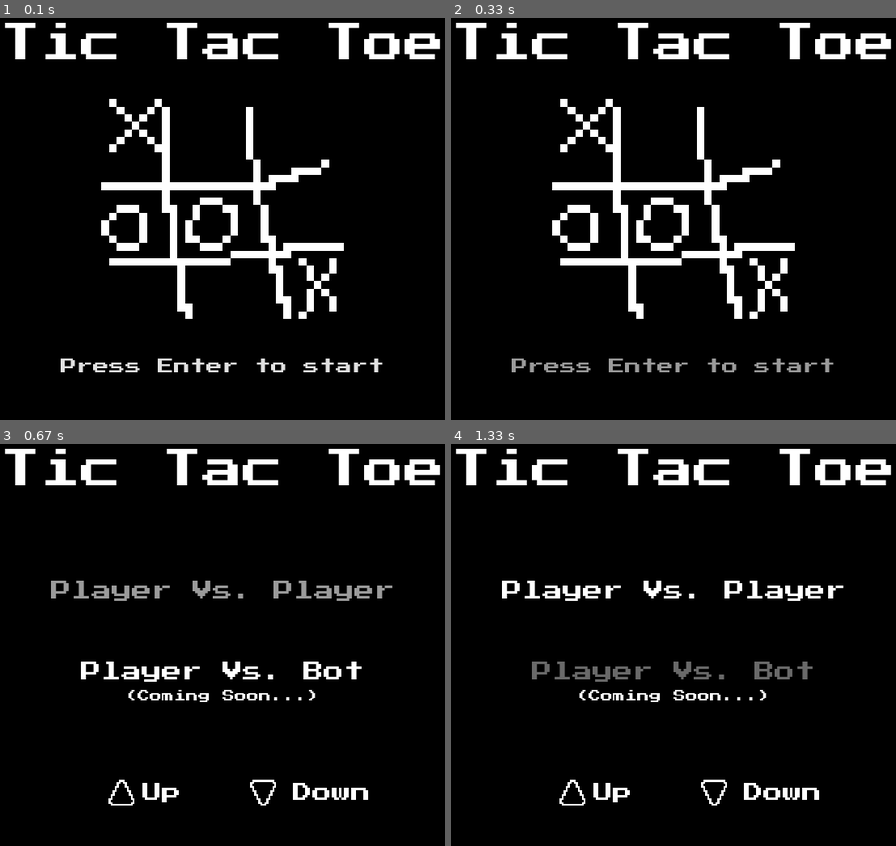
Above: before the commit, frames 1-4 (two rows, left to right).
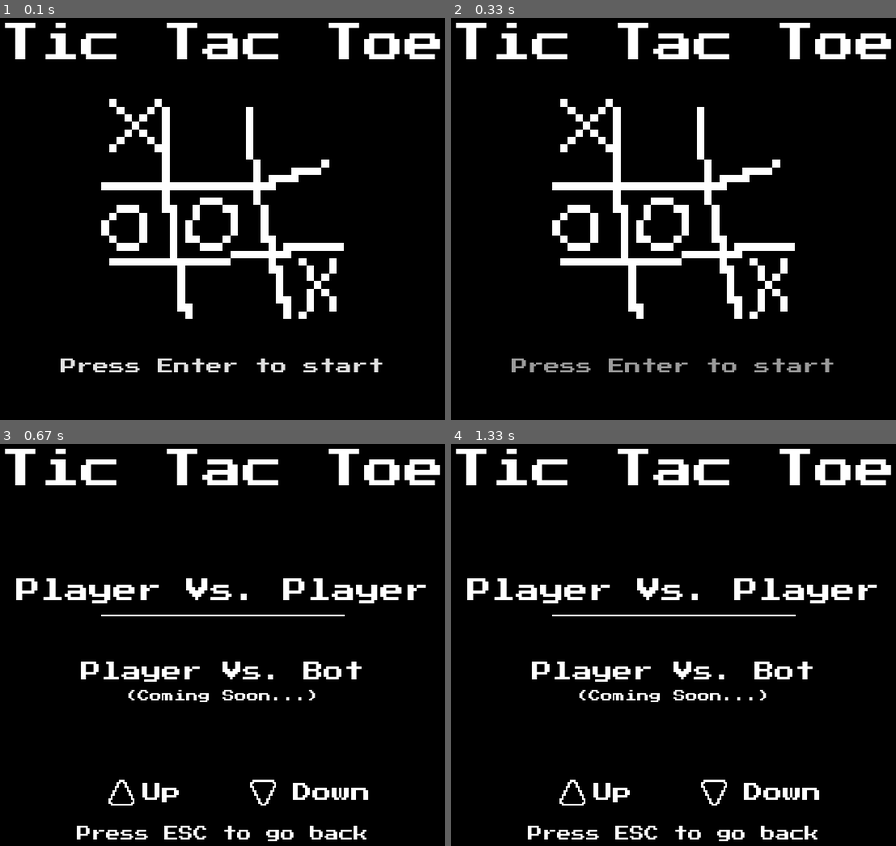
Above: after the commit, the same moments.

Repository: mayankkanti/tictactoe-pygame
Game: pygame game, started from src/main.py
Same seed, same stepped clock (60 frames per second), same inputs: the game is played once before the commit and once after it.
Inputs:
- Up to frame 1 (0.1 s): no input
- Up to frame 2 (0.33 s): no input
- Up to frame 3 (0.67 s): tap Enter at 0.33 s
- Up to frame 4 (1.33 s): hold Esc 0.67-1.13 s; hold Up 0.67-1.13 s; tap Enter at 1.17 s

Frames 1-2 are identical in both runs. In frame 3, 3.5% of the frame differs, in the area x 3-96%, y 33-99%; in frame 4, 4.1%.

Commit message:
game_select.py: Changed Select Visual and Added Select Sound

Diff:
--- a/src/game_states/game_select.py
+++ b/src/game_states/game_select.py
@@ -1,23 +1,24 @@
 import pygame
 
 
-def menu_text(screen, tilted_alpha1, tilted_alpha2):
+def menu_text(screen,font1, font2, tilted_alpha1, tilted_alpha2):
 
     font = pygame.font.Font("../tictactoe-pygame/src/assets/fonts/PressStart2P.ttf", 50)
     title_text = font.render("Tic Tac Toe", True, (255, 255, 255))
     title_rect = title_text.get_rect(center=(300, 100))
     screen.blit(title_text, title_rect)
 
-    font = pygame.font.Font("../tictactoe-pygame/src/assets/fonts/PressStart2P.ttf", 25)
+    font = pygame.font.Font("../tictactoe-pygame/src/assets/fonts/PressStart2P.ttf", font1)
     player_text = font.render("Player Vs. Player", True, (255, 255, 255))
-    player_text.set_alpha(tilted_alpha1)
     player_rect = player_text.get_rect(center=(300, 250))
     screen.blit(player_text, player_rect)
+    if font1 == 30: pygame.draw.line(screen, (255, 255, 255), (150, 280), (450, 280), 2)
 
+    font = pygame.font.Font("../tictactoe-pygame/src/assets/fonts/PressStart2P.ttf", font2)
     player_text = font.render("Player Vs. Bot", True, (255, 255, 255))
-    player_text.set_alpha(tilted_alpha2)
     player_rect = player_text.get_rect(center=(300, 350))
     screen.blit(player_text, player_rect)
+    if font2 == 30: pygame.draw.line(screen, (255, 255, 255), (150, 400), (450, 400), 2)
 
     font = pygame.font.Font("../tictactoe-pygame/src/assets/fonts/PressStart2P.ttf", 15)
     player_text = font.render("(Coming Soon...)", True, (255, 255, 255))
@@ -44,6 +45,11 @@
     down_rect = down_text.get_rect(center=(435, 500))
     screen.blit(down_text, down_rect)
 
+    font = pygame.font.Font("../tictactoe-pygame/src/assets/fonts/PressStart2P.ttf", 18)
+    back_text = font.render("Press ESC to go back", True, (255, 255, 255))
+    back_rect = back_text.get_rect(center=(300, 550))
+    screen.blit(back_text, back_rect)
+
     pygame.display.flip()
 
 def game_select(screen, clock):
@@ -51,8 +57,14 @@
     alpha_direction1 = -1
     tilted_alpha2 = 255
     alpha_direction2 = -1
-    options = ["PvP", "PvE"]
+    options = ["PvP", "PvB"]
     selected_option = 0
+
+    select = pygame.mixer.Sound("../tictactoe-pygame/src/assets/sounds/select.mp3")
+
+    font1 = 25
+    font2 = 25
+
     while True:
         for event in pygame.event.get():
             if event.type == pygame.QUIT:
@@ -61,28 +73,25 @@
             if event.type == pygame.KEYDOWN:
                 if event.key == pygame.K_RETURN:
                     print(f"Selected option: {options[selected_option]}")
+                    select.play()
                     return options[selected_option]
                 if event.key == pygame.K_UP:
-                    selected_option = (selected_option - 1) % len(options)
-                elif event.key == pygame.K_DOWN:
-                    selected_option = (selected_option - 1) % len(options)
+                    selected_option -= 1
+                    if selected_option < 0:
+                        selected_option = 0
+                if event.key == pygame.K_DOWN:
+                    selected_option += 1
+                    if selected_option >= len(options):
+                        selected_option = len(options) - 1
+                if event.key == pygame.K_ESCAPE:
+                    return "main_menu"
         if selected_option == 0:
-            tilted_alpha1 += alpha_direction1 * 5
-            if tilted_alpha1 >= 255 or tilted_alpha1 <= 0:
-                alpha_direction1 *= -1
-        else:
-            tilted_alpha1 = 255
-
+            font1 = 30
+            font2 = 25
         if selected_option == 1:
-            tilted_alpha2 += alpha_direction2 * 5
-            if tilted_alpha2 >= 255 or tilted_alpha2 <= 0:
-                alpha_direction2 *= -1
-        else:
-            tilted_alpha2 = 255
-
-
+            font1 = 25
+            font2 = 30
         screen.fill((0, 0, 0))
-        menu_text(screen, tilted_alpha1, tilted_alpha2)
-
+        menu_text(screen, font1, font2, tilted_alpha1, tilted_alpha2)
         pygame.display.update()
         clock.tick(60)
